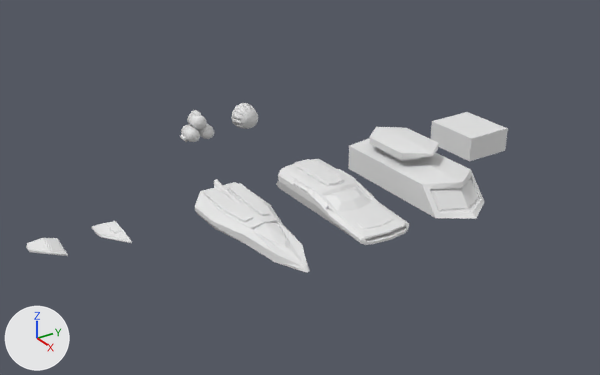
What one commit did to the Blender file Assets/Blender/Vehicles_Modular.blend.
One viewpoint serves both versions: a 50 mm camera at (19.6, -15.46, 10.87) aimed at (-0.92, -1.94, -0.69). The axes (+X, +Y, +Z) are drawn at lower left. The lights are the same throughout.

The first picture shows 'Angled Wing', 'Cube', 'Flat Wing', 'Heavy Chassis', 'Light Chassis', 'Med Chassis', 'Round Engine', 'Round Engine.001'.
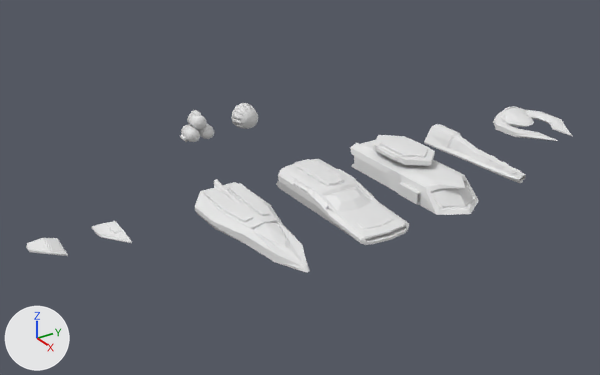
Location of each change, [x1, y1, x2, y2] in pixels of the pictures (600 x 375 px):
'Heavy Chassis', reshaped (13% shorter)
    before: [348, 127, 484, 219]
    after: [350, 135, 479, 215]
'Cube', deleted
    before: [431, 112, 508, 161]
'Slim Racer', added
    after: [424, 124, 526, 183]
'Alien Racer', added
    after: [493, 106, 572, 141]

What the commit changed:
me_cube_002 is used by ob_heavy_chassis; location (1.17, 1.02, -0.08).
me_cube_002 had 91 vertices, 76 faces and spanned x -2.09..2.95, y -1.03..0.0, z -0.42..1.0.
me_cube_002 now has 172 vertices, 153 faces and spans x -2.27..2.71, y -1.02..0.0, z -0.38..0.79.
me_cube_002 part 1: the loose piece of 90 vertices spanning x -2.09..2.95, y -1.0..0.0, z -0.42..1.0 is rebuilt with 172 vertices and now spans x -2.27..2.71, y -1.02..0.0, z -0.38..0.79.
Mesh me_sphere is new.
It has 139 vertices, 132 faces and spans x -1.2..1.69, y -1.19..0.0, z -0.18..0.35.
Mesh me_cube_006_1 is new.
It has 213 vertices, 191 faces and spans x -2.14..2.14, y -0.53..0.0, z -0.43..0.26.
Object 'Cube' (ob_cube) is deleted.
Object 'Alien Racer' (ob_alien_racer) is new; it shows me_sphere.
Its location is (0.55, 6.98, 0.12).
It gains a MIRROR modifier named 'Mirror'.
Modifier setting: use_axis = (False, True, False).
Modifier setting: use_clip = True.
Modifier setting: merge_threshold = 0.1.
Object 'Slim Racer' (ob_slim_racer) is new; it shows me_cube_006_1.
Its location is (1.12, 3.9, 0.0).
It gains a MIRROR modifier named 'Mirror'.
Modifier setting: use_axis = (False, True, False).
Modifier setting: use_clip = True.
